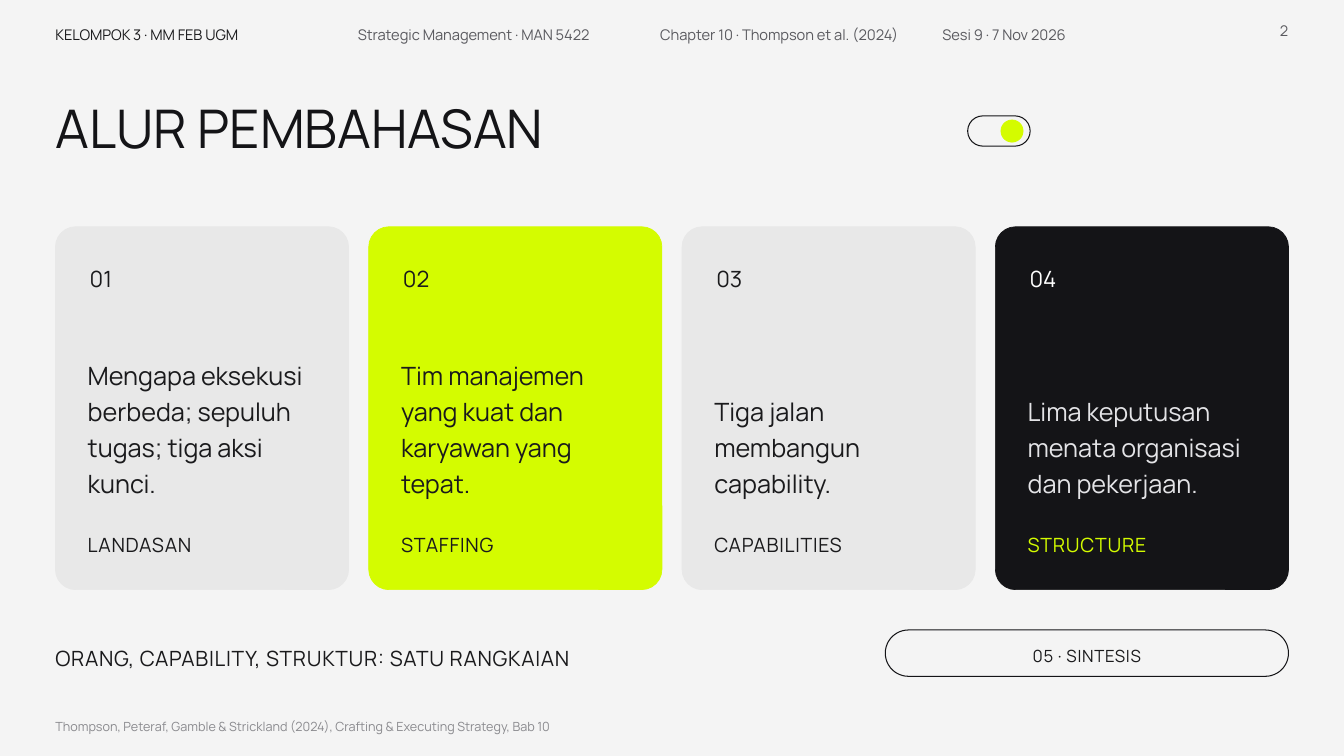
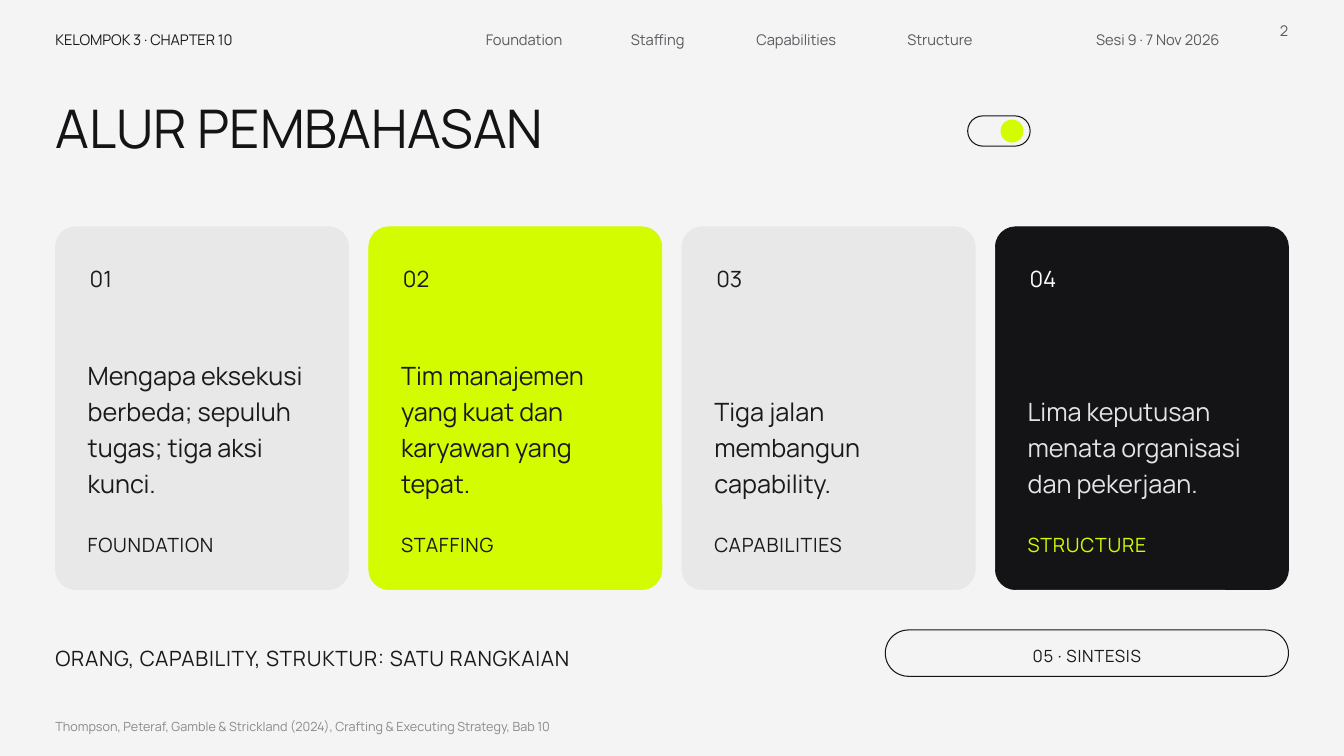
Before and after one commit to aslihabnuri/Dom-Manipulation, a slide deck: slide 2 of presentasi_ch10_kelompok3/SMJKT_Group 3_Aslih_Chapter 10 Strategy Execution.pptx. Drawn at 1344x756 pixels with LibreOffice and Linux fonts; fonts in the diff are those of the drawing; background and template pictures are left out. Boxes give left, top, right and bottom in pixels: in the first picture for what was removed or moved away, otherwise in the second. Text is boxed around its words. In the diff, an @@ line names an element or a change of style, - is before the commit and + after.

```diff
--- a/presentasi_ch10_kelompok3/SMJKT_Group 3_Aslih_Chapter 10 Strategy Execution.pptx
+++ b/presentasi_ch10_kelompok3/SMJKT_Group 3_Aslih_Chapter 10 Strategy Execution.pptx
@@ text "KELOMPOK 3 · CHAPTER 10" at (55,34,233,46): vertical alignment top to middle @@
@@ text removed at (358,29,590,44) @@
-Strategic Management · MAN 5422
@@ text removed at (660,27,898,44) @@
-Chapter 10 · Thompson et al. (2024)
@@ text "Sesi 9 · 7 Nov ...": place and size @@
-text "Sesi 9 · 7 Nov ..." at (942,29,1066,40)
+text "Sesi 9 · 7 Nov ..." at (1096,34,1220,45)
@@ text "Sesi 9 · 7 Nov ..." at (1096,34,1220,45): alignment left to right; vertical alignment top to middle @@
@@ text at (55,34,233,46): text changed @@
-KELOMPOK 3 · MM FEB UGM
+KELOMPOK 3 · CHAPTER 10
@@ text added at (486,34,562,45), 10.5 pt, text #5A5A5F @@
+Foundation
@@ text added at (631,34,685,49), 10.5 pt, text #5A5A5F @@
+Staffing
@@ text added at (756,34,836,49), 10.5 pt, text #5A5A5F @@
+Capabilities
@@ text added at (907,34,972,45), 10.5 pt, text #5A5A5F @@
+Structure
@@ text at (88,537,214,553): text changed @@
-LANDASAN
+FOUNDATION
```
Also in this commit, not shown: 18 other slides changed, 3 other files.
